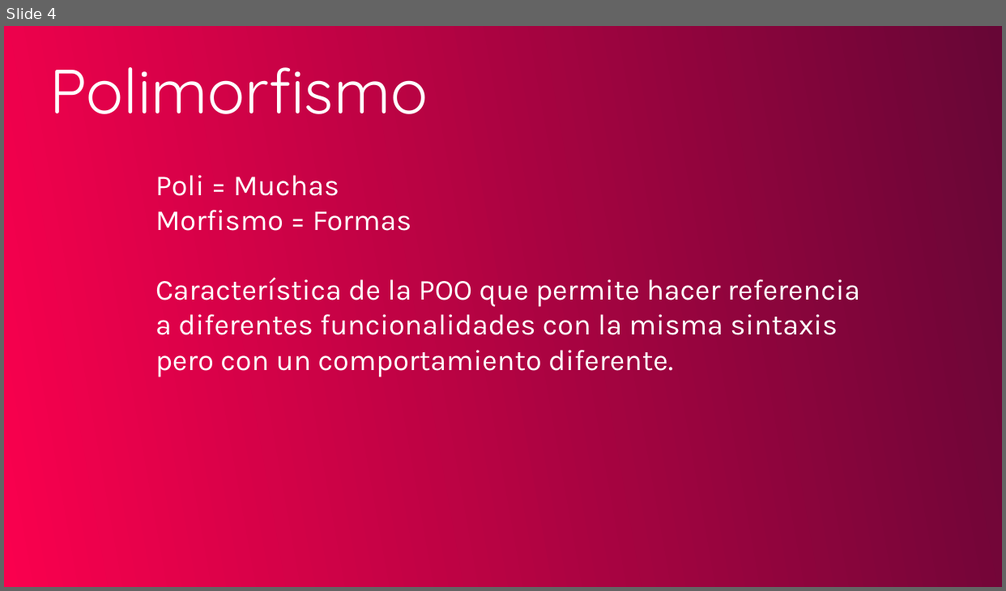
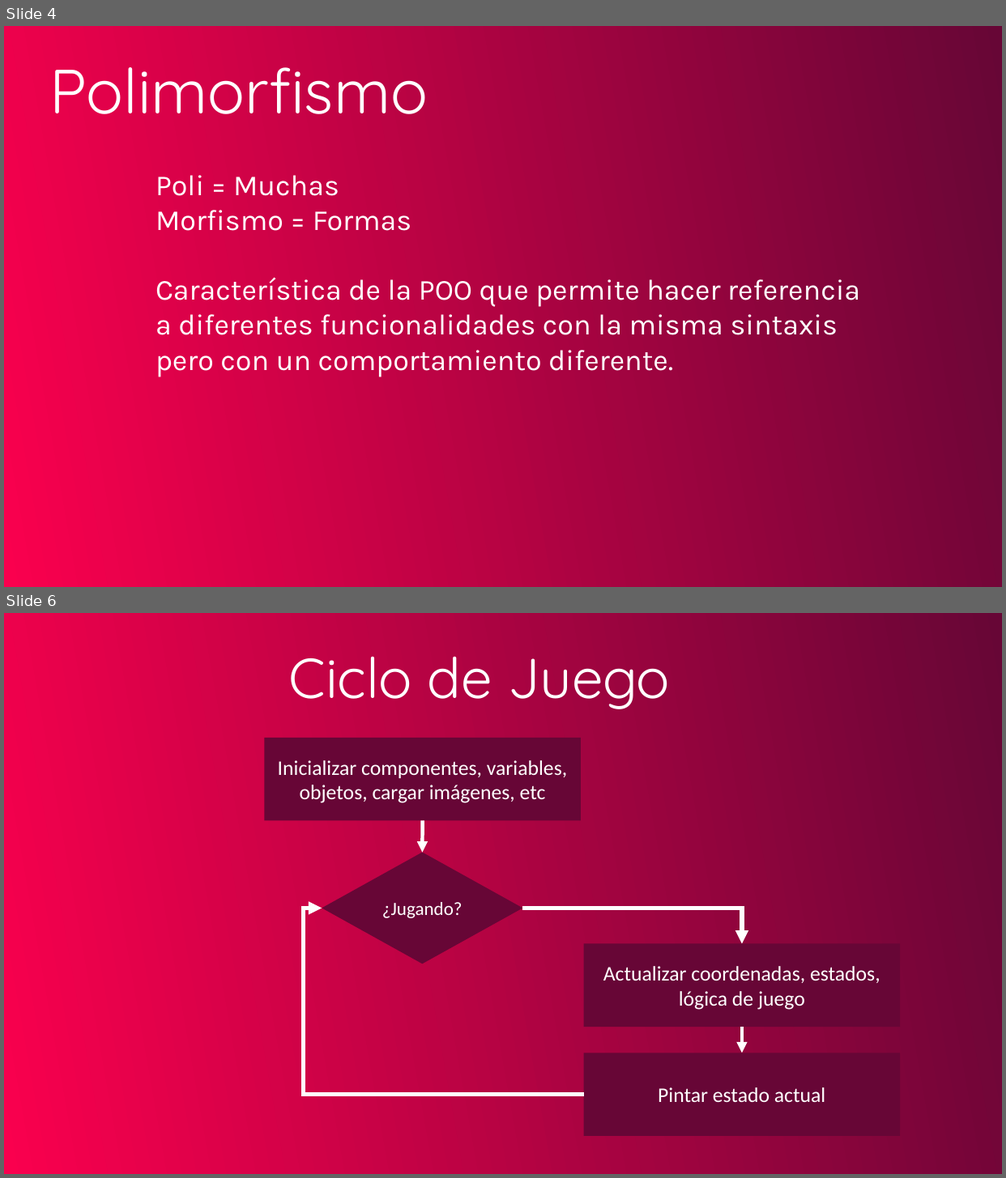
Before and after one commit to UNAH-IS/IS201-I2020, a slide deck: UnidadII/Interfaces.pptx. Shown one above the other, each under a label of ours: slide 4 before the commit, slides 4 and 6 after it; the slides between them are not shown. The pictures are 1006x591 and 1006x1178 pixels, drawn with LibreOffice and Linux fonts; fonts in the diff are those of the drawing. Boxes give left, top, right and bottom in pixels: in the first picture for what was removed or moved away, otherwise in the second. Text is boxed around its words. In the diff, an @@ line names an element or a change of style, - is before the commit and + after.

```diff
--- a/UnidadII/Interfaces.pptx
+++ b/UnidadII/Interfaces.pptx
@@ slide 6 added at (x1=4, y1=613, x2=1002, y2=1174), background gradient #670636 to #FA004E @@
@@ text added at (x1=289, y1=656, x2=670, y2=709), 54 pt, text #FFFFFF @@
+Ciclo de Juego
@@ rectangle added at (x1=265, y1=737, x2=582, y2=820), fill #670636, 20 pt, text #FFFFFF @@
+Inicializar componentes, variables, objetos, cargar imágenes, etc
@@ arrow added from (423, 821) to (423, 853), #FFFFFF 3.5 pt @@
@@ diamond added at (x1=322, y1=853, x2=522, y2=964), fill #670636, 18 pt, text #FFFFFF @@
+¿Jugando?
@@ elbow arrow added from (583, 1094) to (322, 908), #FFFFFF 4.25 pt @@
@@ elbow arrow added from (522, 908) to (742, 944), #FFFFFF 4.25 pt @@
@@ rectangle added at (x1=583, y1=944, x2=900, y2=1027), fill #670636, 20 pt, text #FFFFFF @@
+Actualizar coordenadas, estados, lógica de juego
@@ arrow added from (742, 1027) to (742, 1053), #FFFFFF 3.5 pt @@
@@ rectangle added at (x1=583, y1=1053, x2=900, y2=1136), fill #670636, 20 pt, text #FFFFFF @@
+Pintar estado actual
```
Also in this commit, not shown: 1 other slide added, 21 other files.
